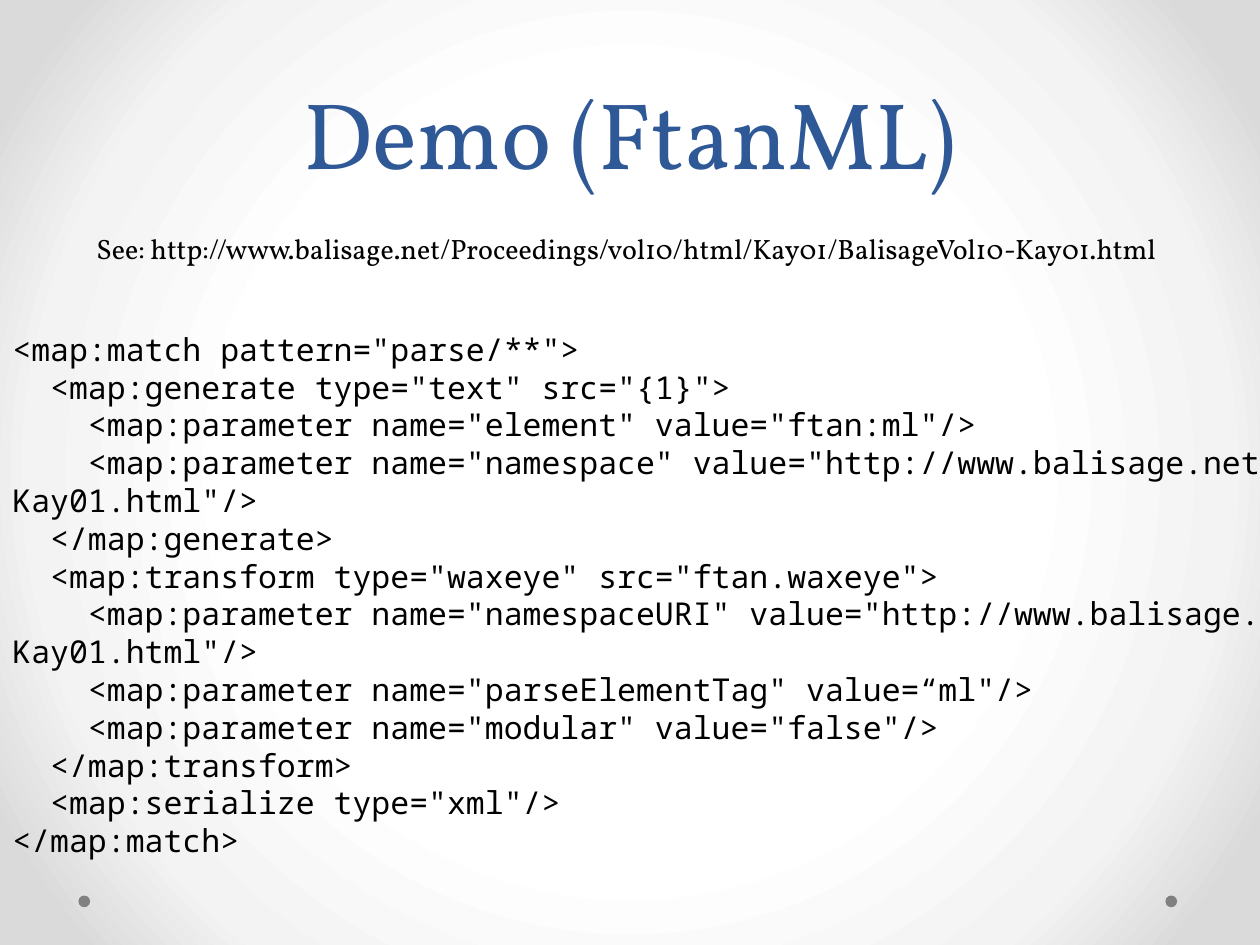
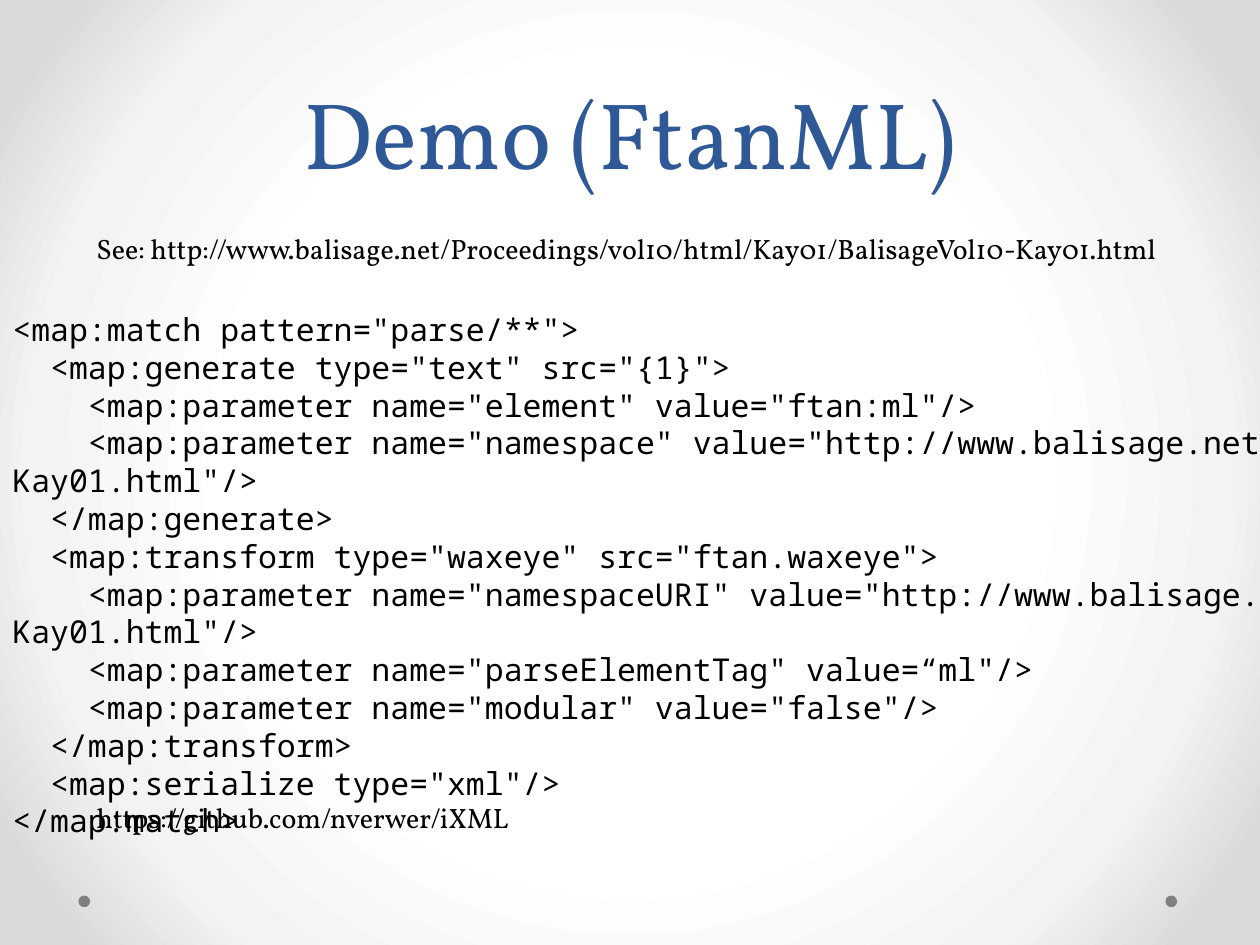
Before and after one commit to nverwer/iXML, a slide deck: slide 11 of Anything To XML.pptx. Drawn at 1260x945 pixels with LibreOffice and Linux fonts; fonts in the diff are those of the drawing; background and template pictures are left out. Boxes give left, top, right and bottom in pixels: in the first picture for what was removed or moved away, otherwise in the second. Text is boxed around its words. In the diff, an @@ line names an element or a change of style, - is before the commit and + after.

Commit message:
Updated presentation. Added Waxeye binary and library. Fixes in Cocoon sitemap.

```diff
--- a/Anything To XML.pptx
+++ b/Anything To XML.pptx
@@ text "<map:match pattern="parse/**">": place and size @@
-text "<map:match pattern="parse/**">" at (12,337,1260,860)
+text "<map:match pattern="parse/**">" at (12,317,1260,840)
@@ text added at (96,801,508,835), 16 pt, text #000000 @@
+https://github.com/nverwer/iXML
```
Also in this commit, not shown: 6 other slides changed, 10 other files.
